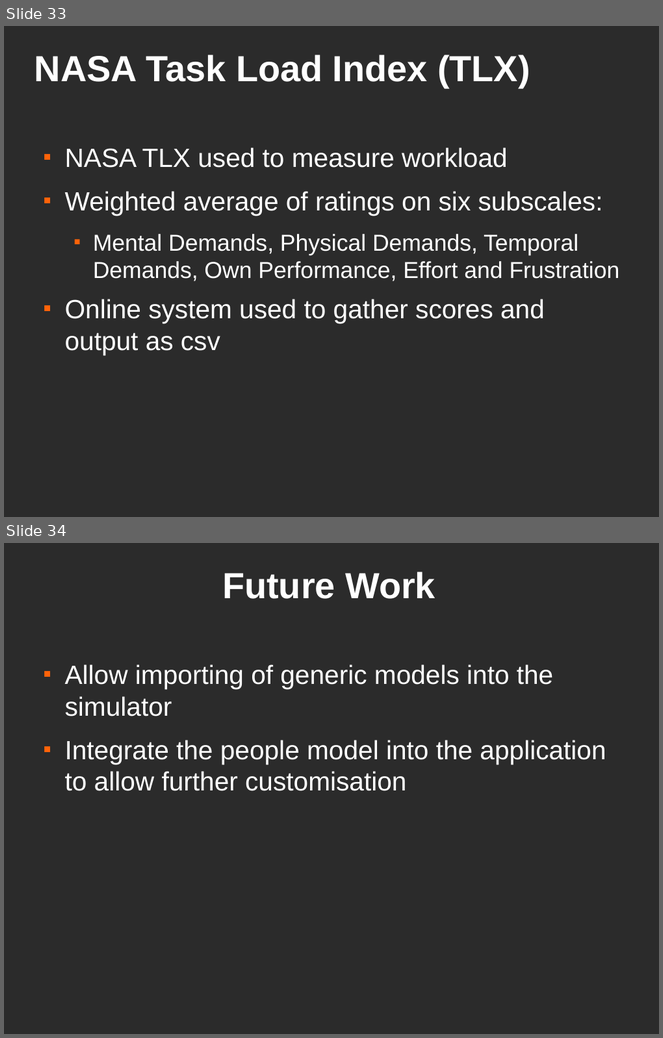
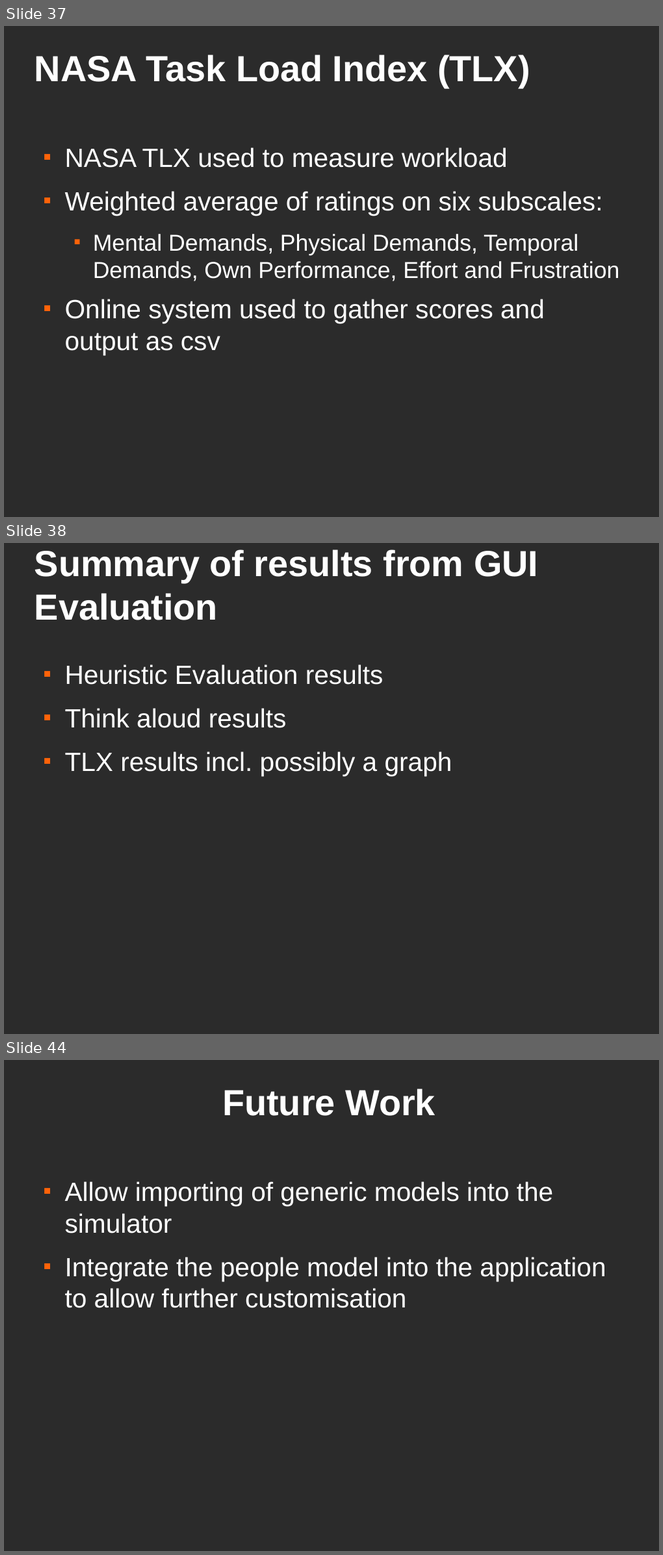
Before and after one commit to dantomosoiu/teamproject, a slide deck: Presentation/TeamProjectPresentation.odp. Shown one above the other, each under a label of ours: slides 33 and 34 before the commit, slides 37, 38 and 44 after it; the slides between them are not shown. The pictures are 663x1038 and 663x1555 pixels, drawn with LibreOffice and Linux fonts; fonts in the diff are those of the drawing; background and template pictures are left out; a plain dark background stands for a picture behind light text. Boxes give left, top, right and bottom in pixels: in the first picture for what was removed or moved away, otherwise in the second. Text is boxed around its words. In the diff, an @@ line names an element or a change of style, - is before the commit and + after.

```diff
--- a/Presentation/TeamProjectPresentation.odp
+++ b/Presentation/TeamProjectPresentation.odp
@@ slide 38 added at (4, 543, 659, 1034), background picture (left out) @@
@@ title added at (35, 549, 538, 620), 44 pt, text #FFFFFF, bold @@
+Summary of results from GUI Evaluation
@@ text added at (65, 665, 452, 776), 32 pt, text #FFFFFF @@
+■ Heuristic Evaluation results
+■ Think aloud results
+■ TLX results incl. possibly a graph
@@ what was slide 33 is now slide 37 @@
@@ what was slide 34 is now slide 44 @@
```
Also in this commit, not shown: 5 slides changed, 11 other slides added, 1 slide removed.
